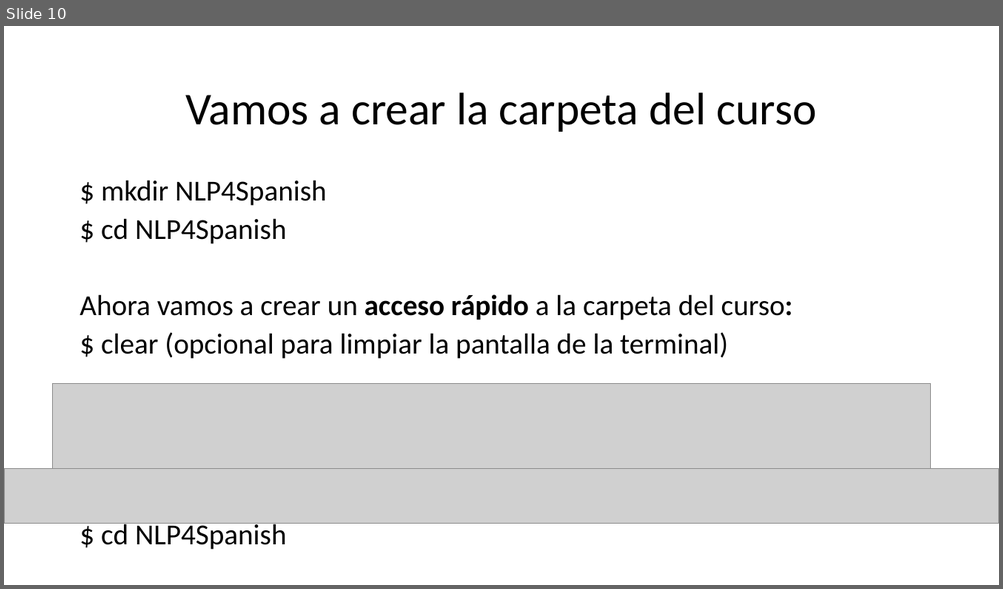
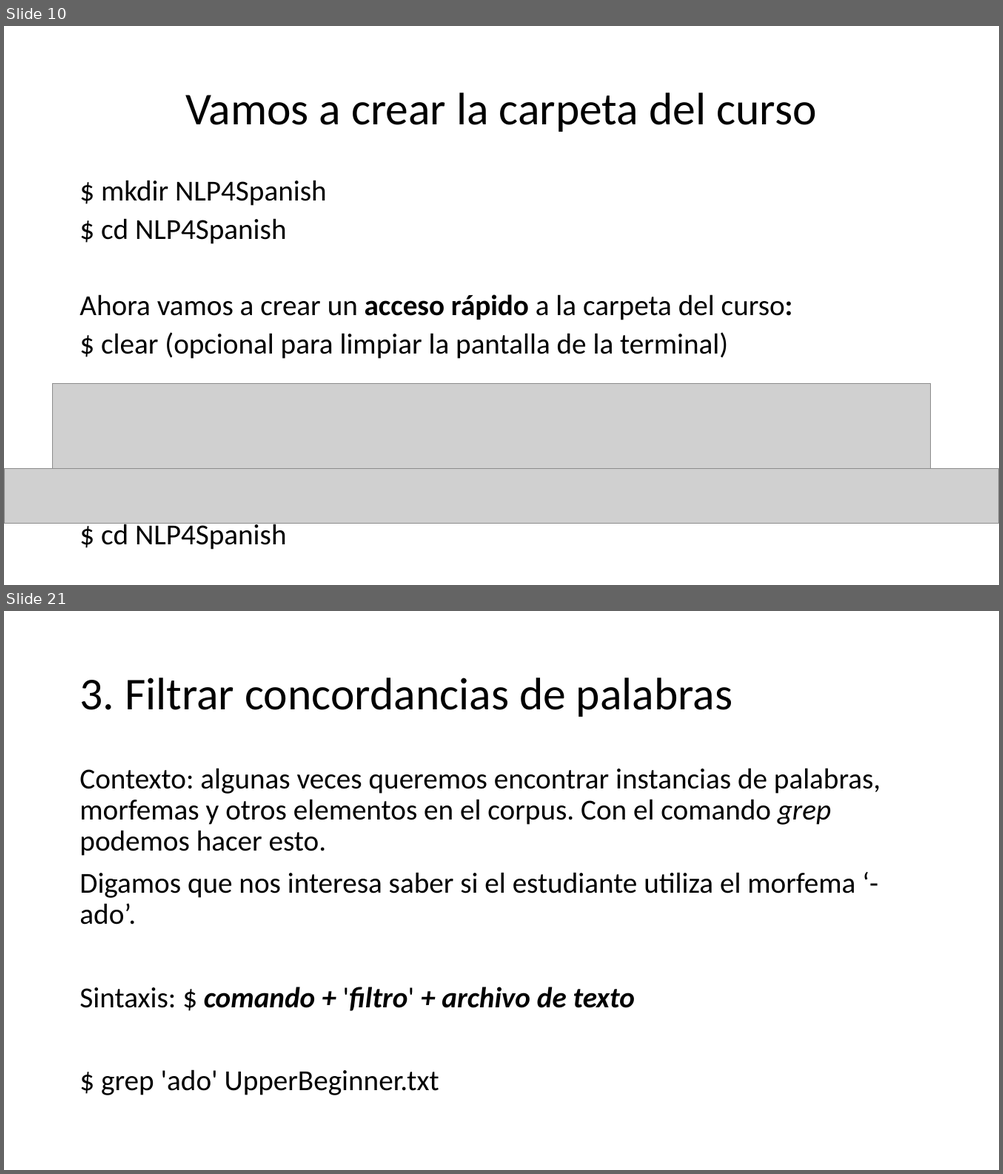
Before and after one commit to falconrr/NLP4SPanish2022, a slide deck: Week 1/Classes/Clase1.pptx. Shown one above the other, each under a label of ours: slide 10 before the commit, slides 10 and 21 after it; the slides between them are not shown. The pictures are 1003x589 and 1003x1174 pixels, drawn with LibreOffice and Linux fonts; fonts in the diff are those of the drawing; grey boxes stand for pictures. Boxes give left, top, right and bottom in pixels: in the first picture for what was removed or moved away, otherwise in the second. Text is boxed around its words. In the diff, an @@ line names an element or a change of style, - is before the commit and + after.

```diff
--- a/Week 1/Classes/Clase1.pptx
+++ b/Week 1/Classes/Clase1.pptx
@@ slide 21 added at <box>4,611,999,1170</box>, background #FFFFFF @@
@@ title added at <box>79,678,733,717</box>, 44 pt, text #000000 @@
+3. Filtrar concordancias de palabras
@@ text added at <box>79,768,880,1096</box>, 28 pt, text #000000 @@
+Contexto: algunas veces queremos encontrar instancias de palabras, morfemas y otros elementos en el corpus. Con el comando grep podemos hacer esto.
+Digamos que nos interesa saber si el estudiante utiliza el morfema ‘-ado’.
+Sintaxis: $ comando + 'filtro' + archivo de texto
+$ grep 'ado' UpperBeginner.txt
```
Also in this commit, not shown: 4 slides changed, 15 other slides added, 1 slide removed, 9 other files.
